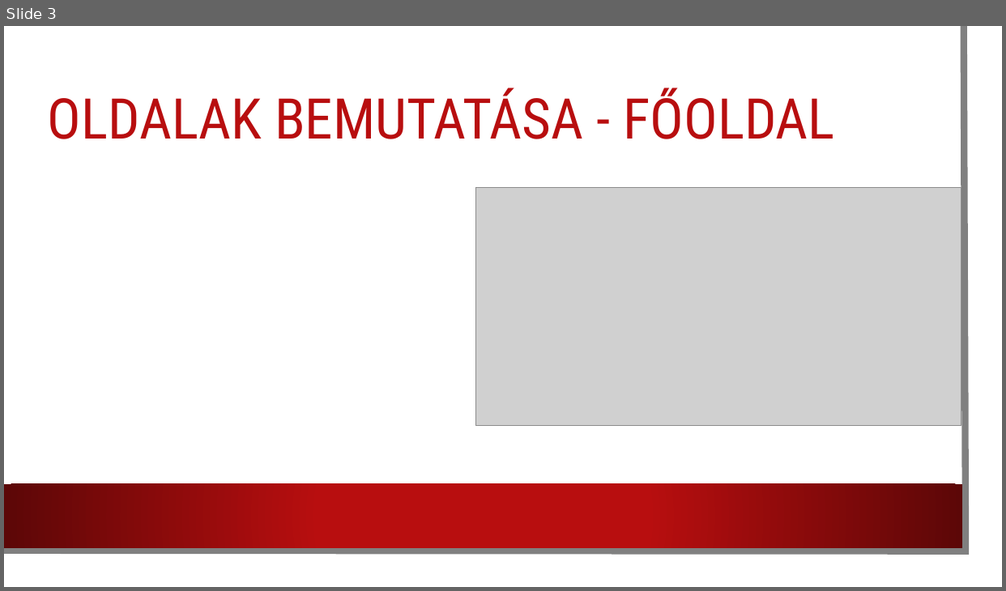
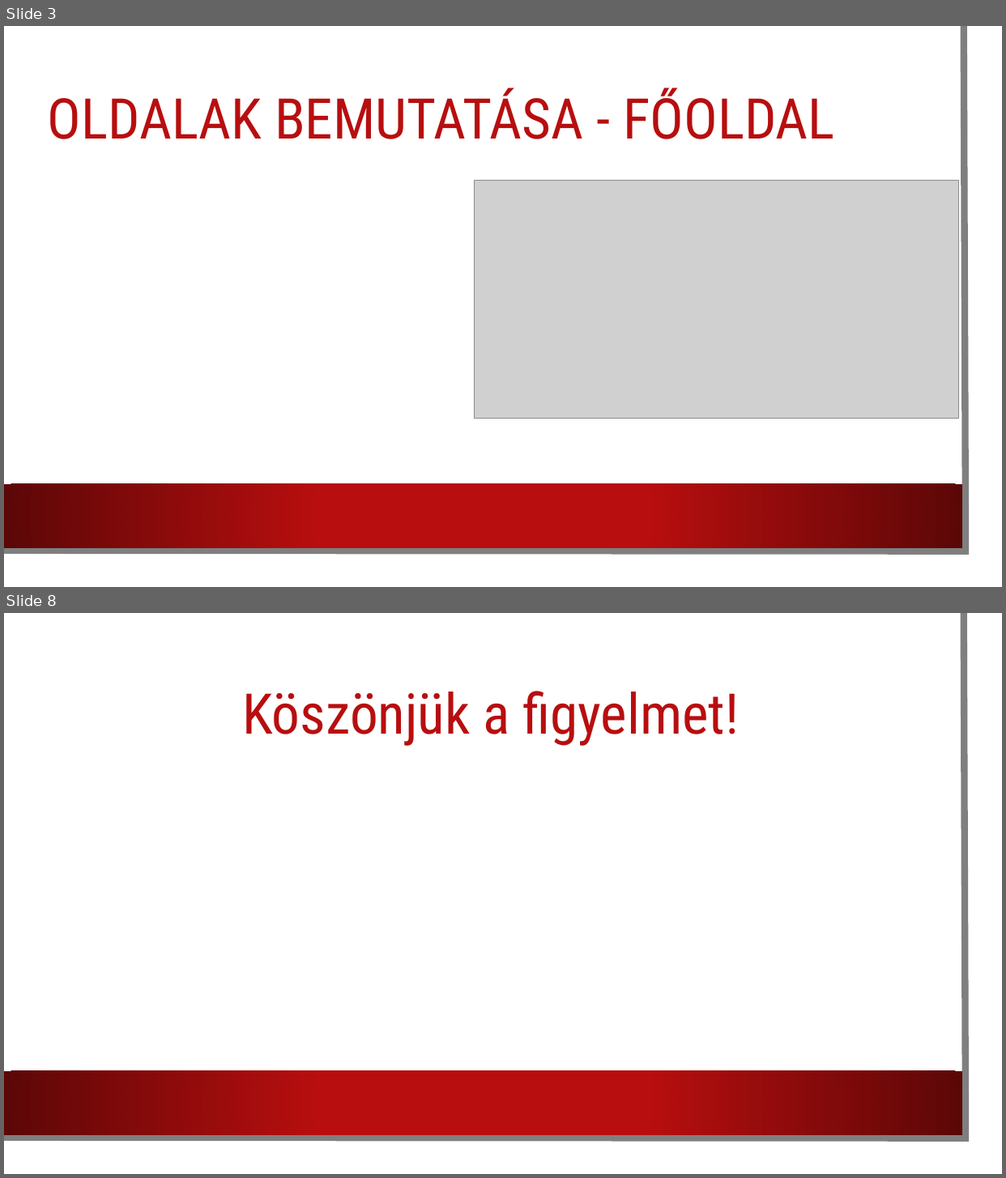
Before and after one commit to Kristof486/WebProjekt2026, a slide deck: Autókereskedés webproject.pptx. Shown one above the other, each under a label of ours: slide 3 before the commit, slides 3 and 8 after it; the slides between them are not shown. The pictures are 1006x591 and 1006x1178 pixels, drawn with LibreOffice and Linux fonts; fonts in the diff are those of the drawing; grey boxes stand for pictures; background and template pictures are left out. Boxes give left, top, right and bottom in pixels: in the first picture for what was removed or moved away, otherwise in the second. Text is boxed around its words. In the diff, an @@ line names an element or a change of style, - is before the commit and + after.

```diff
--- a/Autókereskedés webproject.pptx
+++ b/Autókereskedés webproject.pptx
@@ slide 8 added at (4, 613, 1002, 1174), background picture (left out); not listed: 2 template elements that a slide beside it also shows @@
@@ title added at (242, 691, 739, 746), 54 pt, text #B80E0F @@
+Köszönjük a figyelmet!
@@ slide 3 changed as well @@
@@ freeform shape at (4, 26, 966, 552): outline #808080 6.5 pt to #7F7F7F 6.5 pt @@
@@ rectangle removed at (4, 26, 985, 570) @@
@@ picture: place and size @@
-picture at (476, 188, 961, 426)
+picture at (474, 180, 959, 418)
```
Also in this commit, not shown: 2 other slides changed, 4 other slides added, 4 slides removed.
